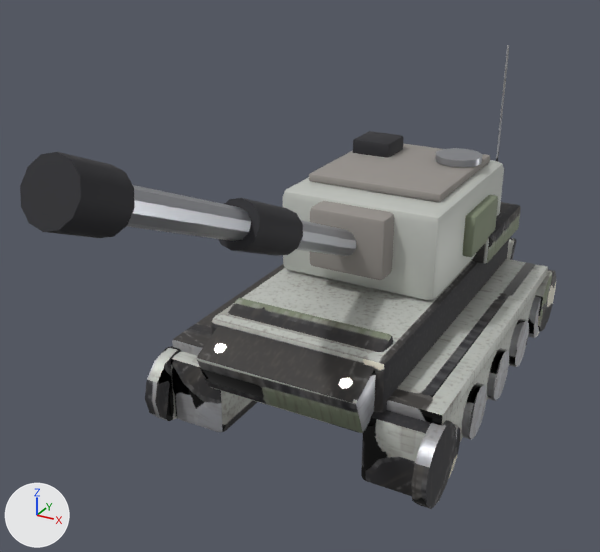
Renders of the Blender file models/source/artillery.blend from each side of a commit.
One viewpoint serves both versions: a 50 mm camera at (3.56, -8.41, 5.25) aimed at (-0.23, -1.52, 1.81). Every picture has the same lights, and +X, +Y and +Z are marked at lower left. The first picture is the older version.

Names of what the first picture shows: 'Barrel', 'Hull', 'Turret'.
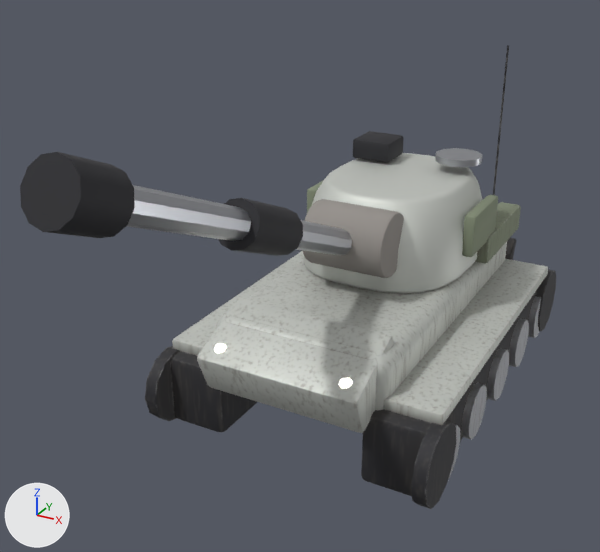
Boxes [x1, y1, x2, y2] around the edits, measured in the pictures (600 x 552 px):
'Turret', reshaped (11% narrower)
    before: [283, 131, 504, 300]
    after: [302, 131, 498, 294]
part 1 of me_cube, rebuilt
    before: [211, 239, 509, 412]
    after: [216, 242, 507, 410]
part 2 of me_cube, surface changed
    both: [147, 45, 556, 505]
part 3 of me_cube_011, rebuilt
    before: [283, 160, 504, 300]
    after: [303, 153, 483, 294]
part 4 of me_cube_011, rebuilt (21% wider)
    before: [310, 201, 394, 280]
    after: [302, 199, 404, 278]
part 5 of me_cube_011, deleted
    before: [309, 144, 490, 202]

What changed in the scene script:
```text
Change me_cube:
    used by ob_hull; location = (-1.15, 0.0, 0.45)
    remove me_cube.from_pydata(...)  # 1068 vertices, 918 faces; spans x -0.45..2.75, y -2.49..2.49, z -0.42..3.35
    add me_cube.from_pydata(...)  # 1164 vertices, 1014 faces; spans x -0.45..2.75, y -2.49..2.49, z -0.42..3.35
    me_cube part 1: the loose piece of 56 vertices spanning x 0.15..2.15, y -2.1..2.1, z 0.15..0.95 is rebuilt with 152 vertices and now spans x 0.15..2.15, y -2.1..2.1, z 0.15..0.95
    me_cube part 2: 840 kept faces spanning x -0.45..2.75, y -2.49..2.49, z -0.42..3.35 get new texture (UV) coordinates
Change me_cube_011:
    used by ob_turret; location = (0.0, 0.5, 1.5)
    remove me_cube_011.from_pydata(...)  # 360 vertices, 338 faces; spans x -1.07..1.07, y -1.45..1.2, z -0.1..1.17
    add me_cube_011.from_pydata(...)  # 616 vertices, 552 faces; spans x -1.07..1.07, y -1.58..1.22, z -0.1..1.17
    me_cube_011 part 3: the loose piece of 56 vertices spanning x -0.95..0.95, y -1.2..1.2, z -0.1..0.9 is rebuilt with 280 vertices and now spans x -0.98..0.98, y -1.22..1.22, z -0.1..0.9
    me_cube_011 part 4: the loose piece of 56 vertices spanning x -0.45..0.45, y -1.45..-0.95, z 0.15..0.85 is rebuilt with 144 vertices and now spans x -0.47..0.47, y -1.58..-0.86, z 0.14..0.86
    me_cube_011 part 5: the loose piece of 56 vertices spanning x -0.8..0.8, y -0.8..1.0, z 0.9..1.0 is deleted
```
